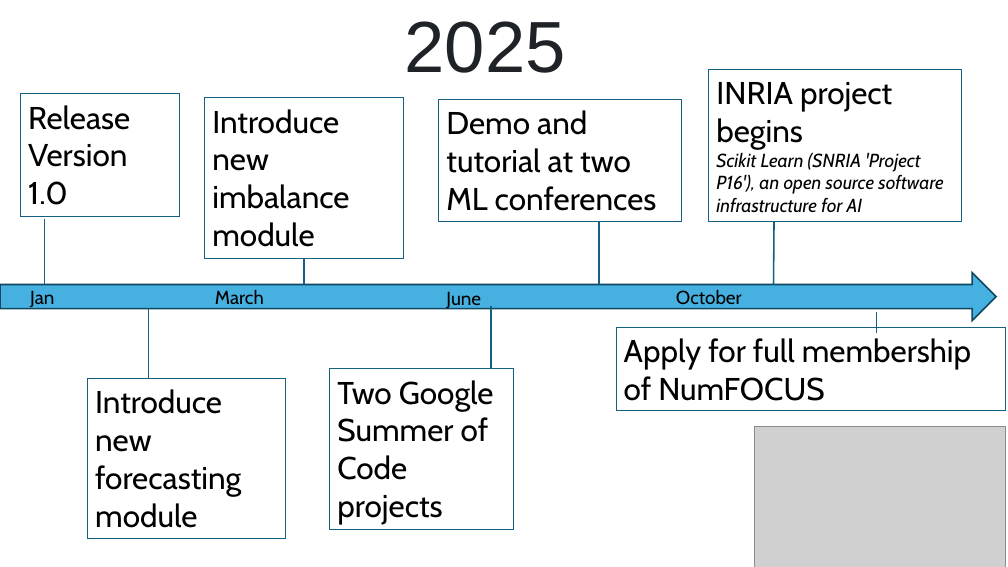
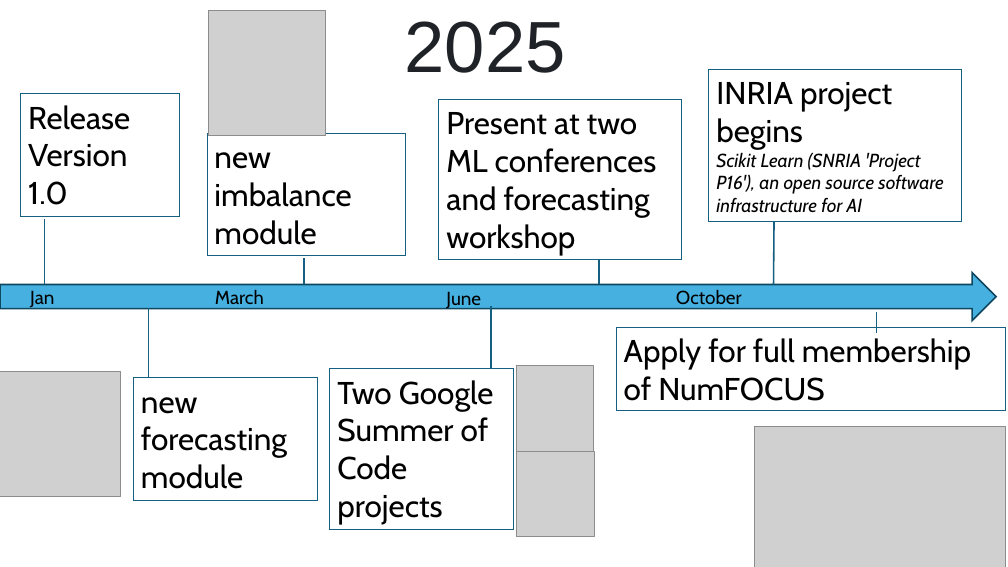
Before and after one commit to aeon-toolkit/aeon-tutorials, a slide deck: slide 9 of DSAA-2025/slides/part1_introduction.pptx (slide 8 before the commit). Drawn at 1008x567 pixels with LibreOffice and Linux fonts; fonts in the diff are those of the drawing; grey boxes stand for pictures. Boxes give left, top, right and bottom in pixels: in the first picture for what was removed or moved away, otherwise in the second. Text is boxed around its words. In the diff, an @@ line names an element or a change of style, - is before the commit and + after.

```diff
--- a/DSAA-2025/slides/part1_introduction.pptx
+++ b/DSAA-2025/slides/part1_introduction.pptx
@@ picture added at (209,11,326,136) @@
@@ rectangle "Present at two ML conferences ...": place and size @@
-rectangle "Present at two ML conferences ..." at (439,100,682,222)
+rectangle "Present at two ML conferences ..." at (439,100,682,260)
@@ text in rectangle at (446,112,657,255): text changed @@
-Demo and tutorial at two ML conferences
+Present at two ML conferences and forecasting workshop
@@ rectangle "new imbalance module": place and size @@
-rectangle "new imbalance module" at (205,98,403,258)
+rectangle "new imbalance module" at (207,134,405,256)
@@ text in rectangle at (214,152,351,245): text changed @@
-Introduce new imbalance module
+new imbalance module
@@ line moved from (599, 222) - (599, 284) to (599, 260) - (599, 284) @@
@@ picture added at (0,371,120,496) @@
@@ rectangle "new forecasting module": place and size @@
-rectangle "new forecasting module" at (88,379,286,539)
+rectangle "new forecasting module" at (134,378,318,501)
@@ picture added at (516,365,594,451) @@
@@ text in rectangle at (141,397,287,489): text changed @@
-Introduce new forecasting module
+new forecasting module
@@ picture added at (516,451,595,537) @@
```
Also in this commit, not shown: 4 other slides changed, 1 slide added, 2 other files.
